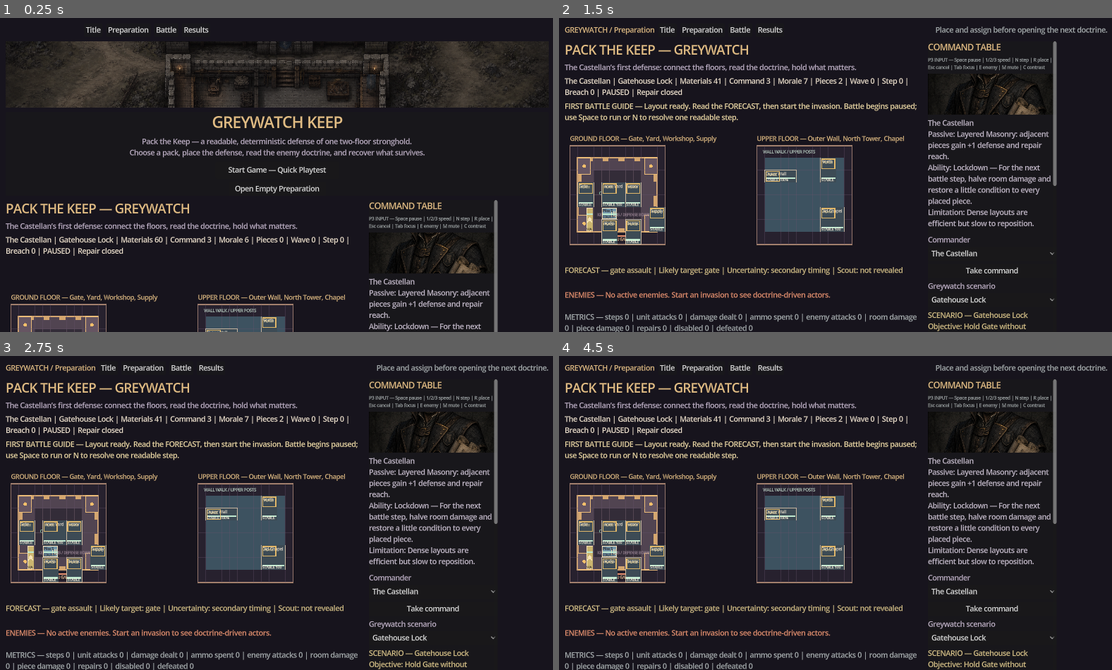
Above: before the commit, frames 1-4 (two rows, left to right).
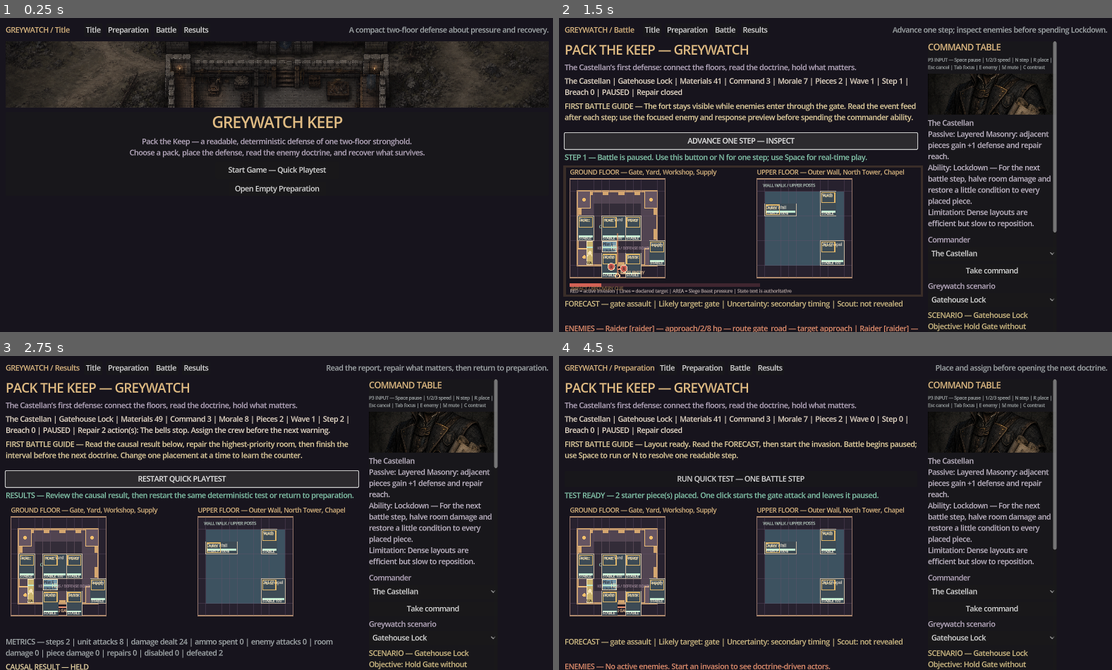
Above: after the commit, the same moments.

Repository: raphaelroshan/pack-the-keep
Game: Godot game, scene res://scenes/Main.tscn
The game is run twice, just before and just after one commit, with the same random seed, the same clock (stepped at 60 frames per second) and the same inputs.
Inputs (mouse positions are in pixels of both pictures, inside the frame that each line leads up to):
- Up to frame 1 (0.25 s): no input
- Up to frame 2 (1.5 s): click "Start Game — Quick Playtest" at 0.5 s; click (741, 140) at 1.25 s, where only the run after the commit has a clickable "RUN QUICK TEST — ONE BATTLE S…"
- Up to frame 3 (2.75 s): click (182, 478) at 2 s, where only the run after the commit has a clickable "ADVANCE ONE STEP — INSPECT"
- Up to frame 4 (4.5 s): click (741, 478) at 2.75 s, where only the run after the commit has a clickable "RESTART QUICK PLAYTEST"; click "Title" at 3.5 s; click "Start Game — Quick Playtest" at 4.25 s

The runs differ from the first frame. In frame 1, 6.8% of the frame differs, in the area x 1-100%, y 2-100%; in frame 2, 17%, in the area x 0-99%, y 2-100%; in frame 3, 16%; in frame 4, 13%.

Commit message:
feat: refine quick playtest controls

Diff:
--- a/content/content_manifest.json
+++ b/content/content_manifest.json
@@ -1,7 +1,7 @@
 {
   "schema_version": 1,
   "game_id": "pack-the-keep",
-  "content_version": "0.8.4",
+  "content_version": "0.8.6",
   "campaign": {
     "title": "The Bell at Dusk",
     "premise": "A small keep is granted one season to become a refuge before a coalition of raiders, sappers, climbers, and siege beasts tests every defensive doctrine at once.",
--- a/content/gameplay_framework.json
+++ b/content/gameplay_framework.json
@@ -1,7 +1,7 @@
 {
   "schema_version": 1,
   "game_id": "pack-the-keep",
-  "framework_version": "0.8.4-quick-playtest",
+  "framework_version": "0.8.6-playtest-polish",
   "design_promise": "Choose a commander, open a coherent pack, arrange a readable keep, and adapt when a forecasted invasion tests the doctrine you chose.",
   "p0_alpha_foundation": {
     "status": "implemented",
@@ -57,6 +57,23 @@
     "recommended_layout": "fixed_explainable_starter_placements_through_authoritative_place_piece_api",
     "combat_readability": ["newest_first_event_feed", "causal_result_metrics", "outcome_interpretation"],
     "determinism_rule": "guidance_event_feed_and_result_explanation_read_state_without_mutating_authoritative_outcomes"
+  },
+  "v086_playtest_refinement": {
+    "status": "implemented",
+    "primary_control": "single_left_column_action_above_fort",
+    "preparation_action": "run_quick_test_one_battle_step",
+    "battle_action": "advance_one_step_inspect",
+    "results_action": "restart_quick_playtest",
+    "state_prompt": "primary_control_and_status_line_are_screen_aware",
+    "empty_preparation_guard": "disabled_until_a_defender_is_present"
+  },
+  "v085_playtest_polish": {
+    "status": "implemented",
+    "primary_control": "single_left_column_action_above_fort",
+    "preparation_action": "run_quick_test_one_battle_step",
+    "battle_action": "advance_one_step_inspect",
+    "results_action": "restart_quick_playtest",
+    "pause_explanation": "step_count_and_pause_state_are_shown_beside_the_fort"
   },
   "v084_quick_playtest": {
     "status": "implemented",
--- a/project.godot
+++ b/project.godot
@@ -6,7 +6,7 @@
 
 [application]
 config/name="Pack the Keep"
-config/version="0.8.4-quick-playtest"
+config/version="0.8.6-playtest-polish"
 run/main_scene="res://scenes/Main.tscn"
 config/features=PackedStringArray("4.3", "GL Compatibility")
 boot_splash/bg_color=Color(0.045, 0.04, 0.055, 1)
--- a/src/ui/main.gd
+++ b/src/ui/main.gd
@@ -56,6 +56,7 @@
 var mute_button: Button
 var contrast_button: Button
 var input_help_label: Label
+var quick_test_button: Button
 var screen: String = "title"
 var battle_paused: bool = true
 var battle_speed_index: int = 1
@@ -69,12 +70,14 @@
 var recovery_priority_label: Label
 var guidance_label: Label
 var result_explain_label: Label
+var playtest_button: Button
+var playtest_status_label: Label
 
 func _ready() -> void:
 	keep = PackKeepState.new(3307)
 	_setup_audio()
 	_build_ui()
-	_refresh_ui()
+	_set_screen("title")
 
 func _process(delta: float) -> void:
 	if battle_paused or not keep.wave_active:
@@ -270,6 +273,15 @@
 	guidance_label.custom_minimum_size = Vector2(800, 64)
 	guidance_label.add_theme_color_override("font_color", Color("#f0dca8"))
 	left.add_child(guidance_label)
+	playtest_button = Button.new()
+	playtest_button.custom_minimum_size = Vector2(800, 36)
+	playtest_button.size_flags_horizontal = Control.SIZE_SHRINK_BEGIN
+	playtest_button.pressed.connect(_on_playtest_primary_action)
+	left.add_child(playtest_button)
+	playtest_status_label = Label.new()
+	playtest_status_label.custom_minimum_size = Vector2(800, 24)
+	playtest_status_label.add_theme_color_override("font_color", Color("#8bd1b4"))
+	left.add_child(playtest_status_label)
 
 	keep_canvas = KeepCanvas.new()
 	keep_canvas.custom_minimum_size = Vector2(810, 292)
@@ -451,11 +463,6 @@
 	recommended_layout_button.tooltip_text = "Places Pike Squad and Narrow Gate in a readable first-battle arrangement; each placement remains authoritative."
 	recommended_layout_button.pressed.connect(_on_recommended_layout)
 	controls.add_child(recommended_layout_button)
-	var quick_test_button: Button = Button.new()
-	quick_test_button.text = "Quick test: advance one battle step"
-	quick_test_button.tooltip_text = "Start the preset Gatehouse Lock invasion and advance one readable combat step, leaving the battle paused for inspection."
-	quick_test_button.pressed.connect(_on_quick_test_action)
-	controls.add_child(quick_test_button)
 	var cancel_place_button: Button = Button.new()
 	cancel_place_button.text = "Cancel map placement"
 	cancel_place_button.pressed.connect(_on_cancel_placement)
@@ -1029,6 +1036,12 @@
 	_set_event("Keep state loaded%s." % (" from a legacy save" if bool(result.get("legacy", false)) else ""))
 	_refresh_ui()
 
+func _on_playtest_primary_action() -> void:
+	if screen == "results":
+		_on_start_quick_playtest()
+	else:
+		_on_quick_test_action()
+
 func _on_start_quick_playtest() -> void:
 	keep.reset_run(3307)
 	focused_enemy_index = -1
@@ -1054,8 +1067,15 @@
 func _on_quick_test_action() -> void:
 	if screen == "title":
 		_on_start_quick_playtest()
+	if screen == "battle":
+		if keep.wave_active:
+			_on_advance_wave()
+		else:
+			_set_event("Battle is complete. Review Results or restart the quick playtest.")
+			_refresh_ui()
+		return
 	if keep.wave_active:
-		_set_event("Quick test already active. Press Space to run or N to advance the staged invasion.")
+		_set_event("Quick test already active. Press Space to run or use the primary action to advance one step.")
 		_refresh_ui()
 		return
 	_on_start_wave()
@@ -1161,6 +1181,22 @@
 	if event_label.text.is_empty():
 		event_label.text = "Open Pike Line or Field Engineers, place a defense on either floor, start First Bell, and advance one step at a time."
 	guidance_label.text = _first_battle_guidance()
+	if playtest_button:
+		if screen == "preparation":
+			playtest_button.text = "RUN QUICK TEST — ONE BATTLE STEP"
+			playtest_button.disabled = keep.pieces.is_empty() or keep.repair_interval_active
+			playtest_button.tooltip_text = "Start the preset invasion and leave Battle paused after one deterministic step."
+			playtest_status_label.text = "TEST READY — %d starter piece(s) placed. One click starts the gate attack and leaves it paused." % keep.pieces.size() if not keep.pieces.is_empty() else "TEST WAITING — use the recommended layout or place at least one defender first."
+		elif screen == "battle":
+			playtest_button.text = "ADVANCE ONE STEP — INSPECT"
+			playtest_button.disabled = not keep.wave_active
+			playtest_button.tooltip_text = "Resolve one deterministic battle step and remain paused for inspection."
+			playtest_status_label.text = "STEP %d — Battle is %s. Use this button or N for one step; use Space for real-time play." % [keep.battle_step, "paused" if battle_paused else "running"]
+		elif screen == "results":
+			playtest_button.text = "RESTART QUICK PLAYTEST"
+			playtest_button.disabled = false
+			playtest_button.tooltip_text = "Reset seed 3307 and replay the preset Gatehouse Lock test."
+			playtest_status_label.text = "RESULTS — Review the causal result, then restart the same deterministic test or return to preparation."
 	var recent: Array[String] = []
 	var start: int = maxi(0, keep.battle_report.size() - 4)
 	for index in range(start, keep.battle_report.size()):
--- a/tests/test_quick_playtest.gd
+++ b/tests/test_quick_playtest.gd
@@ -33,7 +33,7 @@
 		failures.append("quick-playtest preset did not place exactly two starter pieces")
 	if not ui.keep.pieces.has("pike_squad_0") or not ui.keep.pieces.has("narrow_gate_1"):
 		failures.append("quick-playtest preset is missing Pike Squad or Narrow Gate")
-	var quick_action: Button = _find_button(ui, "Quick test: advance one battle step")
+	var quick_action: Button = _find_button(ui, "RUN QUICK TEST — ONE BATTLE STEP")
 	if quick_action == null:
 		failures.append("quick test action button is missing")
 	else:
@@ -47,6 +47,32 @@
 		failures.append("quick test action did not advance one readable step")
 	if not String(ui.event_label.text).contains("Battle step"):
 		failures.append("quick test action did not leave a battle-step event")
+	var battle_step_before: int = ui.keep.battle_step
+	var advance_button: Button = _find_button(ui, "ADVANCE ONE STEP — INSPECT")
+	if advance_button == null:
+		failures.append("battle primary action did not change to advance-step state")
+	else:
+		advance_button.pressed.emit()
+		await process_frame
+	if ui.keep.battle_step != battle_step_before + 1:
+		failures.append("battle primary action did not advance exactly one additional step")
+	if not ui.battle_paused:
+		failures.append("primary battle action unexpectedly started real-time motion")
+	var safety: int = 0
+	while ui.keep.wave_active and safety < 20:
+		ui._on_advance_wave()
+		await process_frame
+		safety += 1
+	if ui.screen != "results":
+		failures.append("quick-playtest did not reach Results after deterministic completion")
+	var restart_button: Button = _find_button(ui, "RESTART QUICK PLAYTEST")
+	if restart_button == null:
+		failures.append("Results primary action did not change to restart")
+	else:
+		restart_button.pressed.emit()
+		await process_frame
+	if ui.screen != "preparation" or ui.keep.pieces.size() != 2:
+		failures.append("restart quick-playtest did not restore the preset preparation state")
 	ui.queue_free()
 	await process_frame
 	if failures.is_empty():
Not shown, changed: design/quick_playtest_flow.md
Not shown, changed: docs/internal_test_release.md
